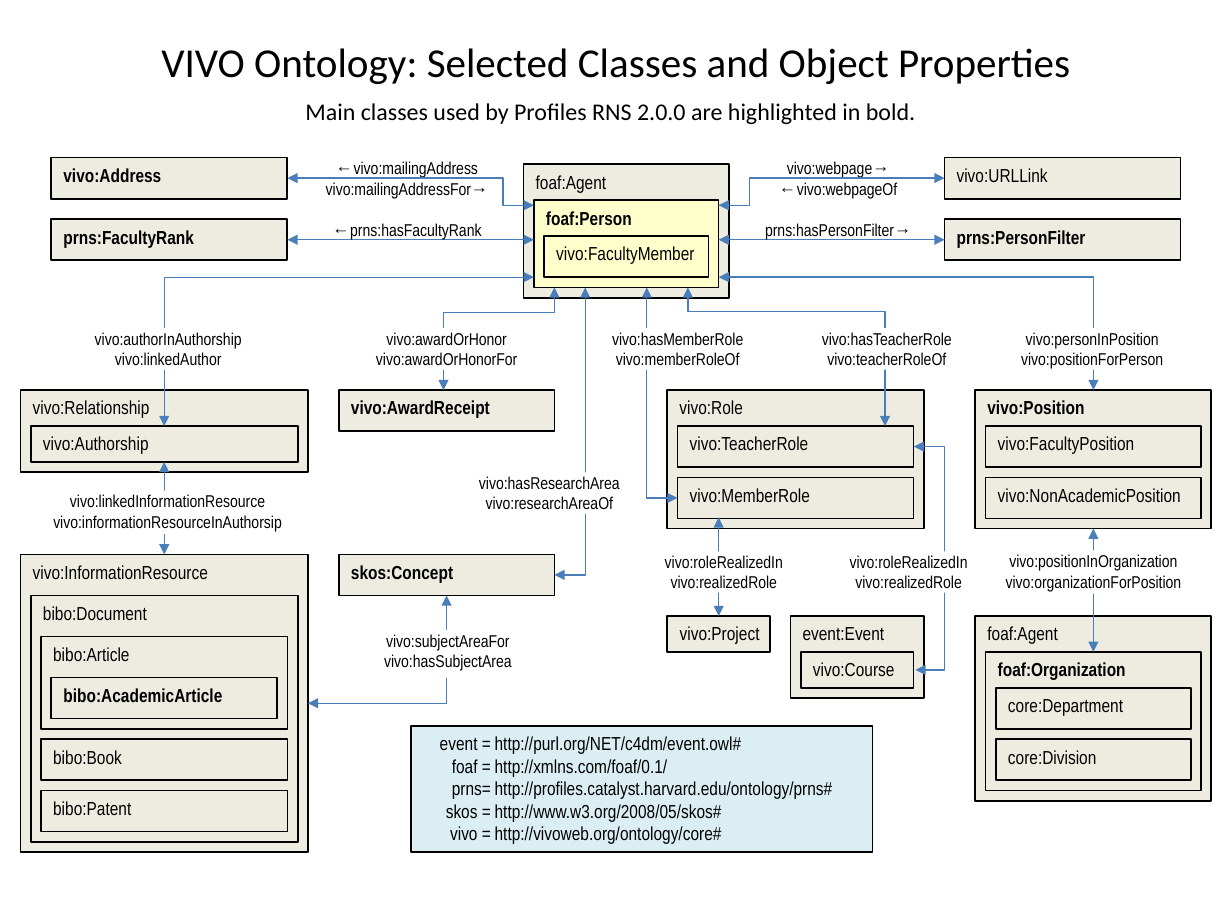
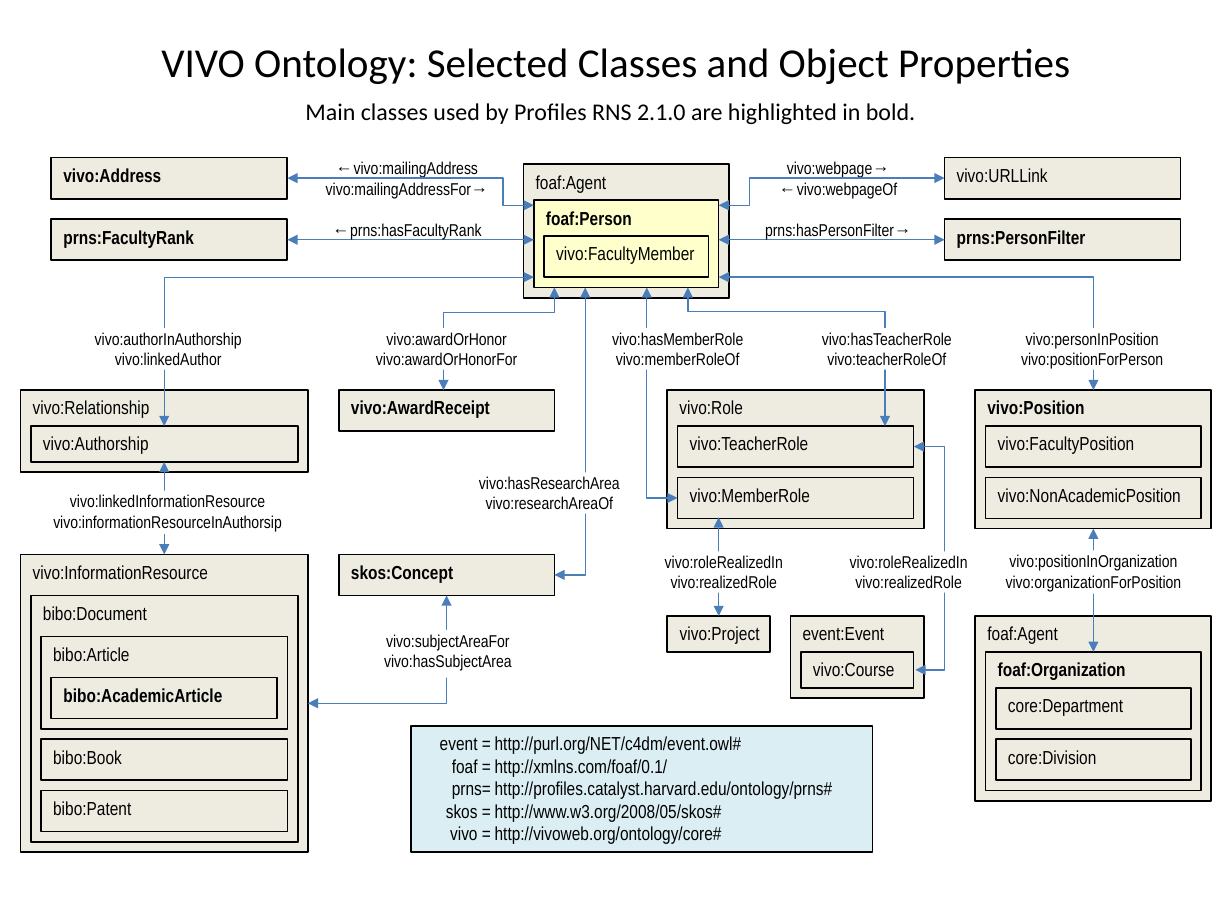
Before and after one commit to ProfilesRNS/ProfilesRNS, a slide deck: slide 1 of Documentation/ProfilesRNS_OntologyDiagram.pptx. Drawn at 1232x924 pixels with LibreOffice and Linux fonts; fonts in the diff are those of the drawing. Boxes give left, top, right and bottom in pixels: in the first picture for what was removed or moved away, otherwise in the second. Text is boxed around its words. In the diff, an @@ line names an element or a change of style, - is before the commit and + after.

```diff
--- a/Documentation/ProfilesRNS_OntologyDiagram.pptx
+++ b/Documentation/ProfilesRNS_OntologyDiagram.pptx
@@ text at <box>305,103,915,124</box>: text changed @@
-Main classes used by Profiles RNS 2.0.0 are highlighted in bold.
+Main classes used by Profiles RNS 2.1.0 are highlighted in bold.
```
Also in this commit, not shown: 7 other files.
